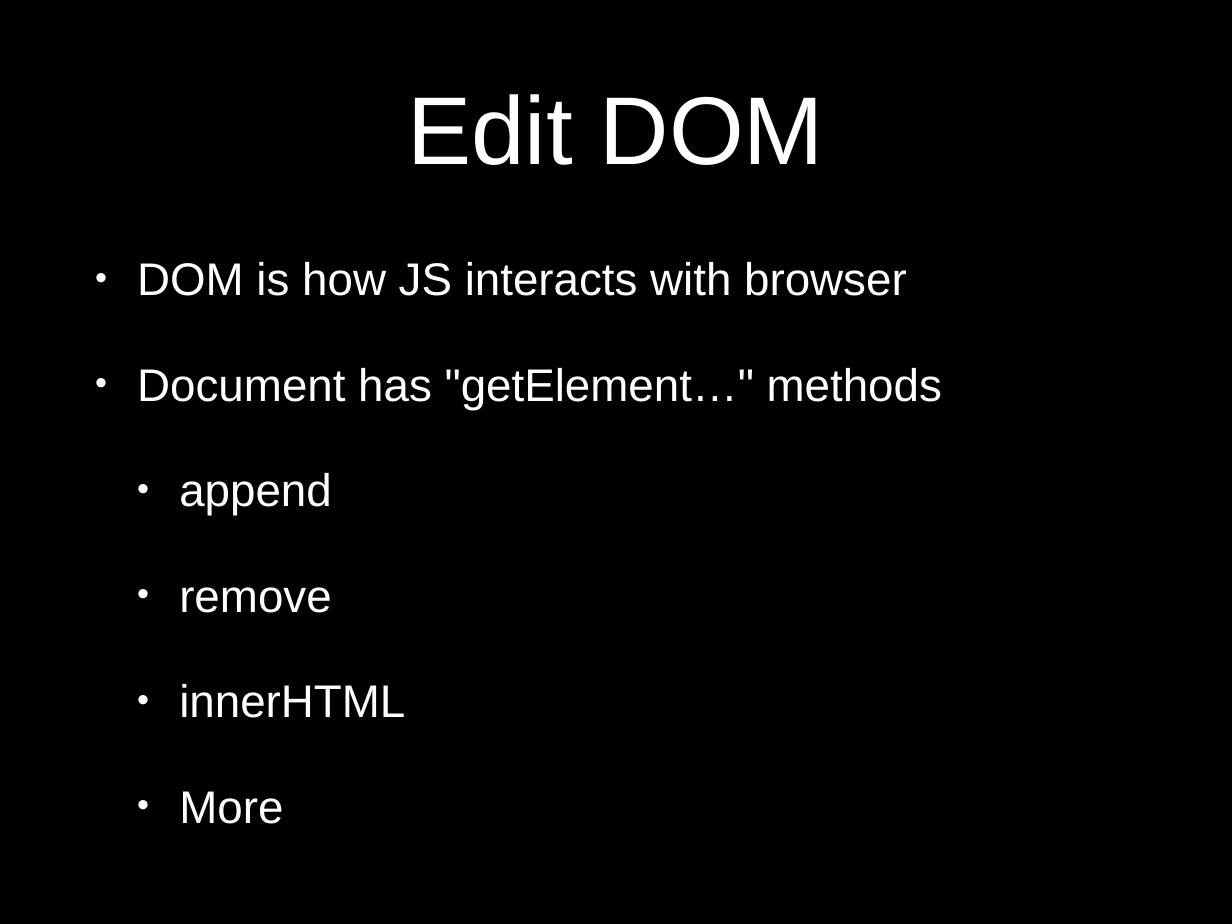
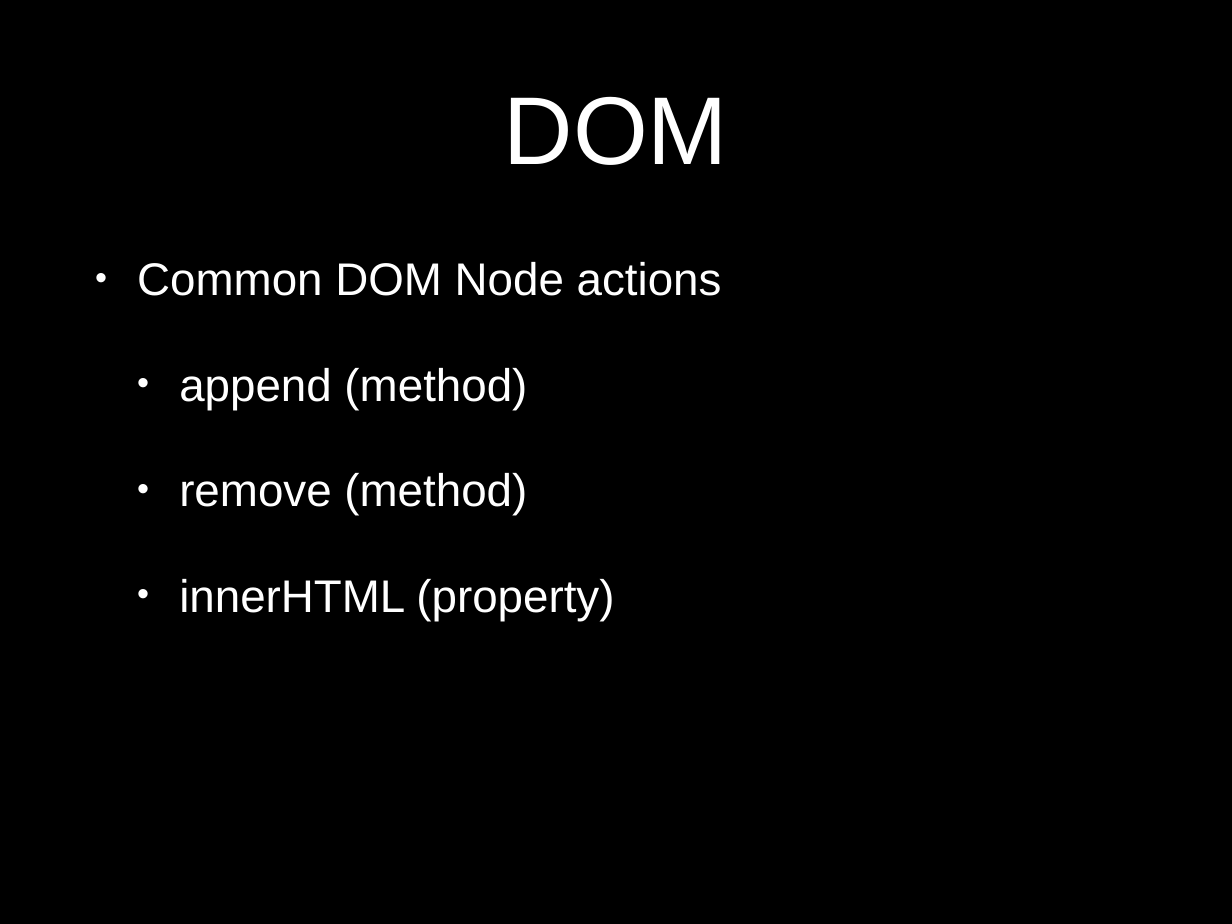
Before and after one commit to eliasjames/training-web-dev, a slide deck: slide 16 of intro-to-web-dev/slides/powerpoint/day3.pptx (slide 14 before the commit). Drawn at 1232x924 pixels with LibreOffice and Linux fonts; fonts in the diff are those of the drawing. Boxes give left, top, right and bottom in pixels: in the first picture for what was removed or moved away, otherwise in the second. Text is boxed around its words. In the diff, an @@ line names an element or a change of style, - is before the commit and + after.

Commit message:
Slides

```diff
--- a/intro-to-web-dev/slides/powerpoint/day3.pptx
+++ b/intro-to-web-dev/slides/powerpoint/day3.pptx
@@ title at [504,96,728,165]: text changed @@
-Edit DOM
+DOM
@@ text at [137,262,722,621]: text changed @@
-• DOM is how JS interacts with browser
-• Document has "getElement…" methods
-  • append
-  • remove
-  • innerHTML
-  • More
+• Common DOM Node actions
+  • append (method)
+  • remove (method)
+  • innerHTML (property)
```
Also in this commit, not shown: 5 other slides changed, 11 slides added, 3 slides removed.
